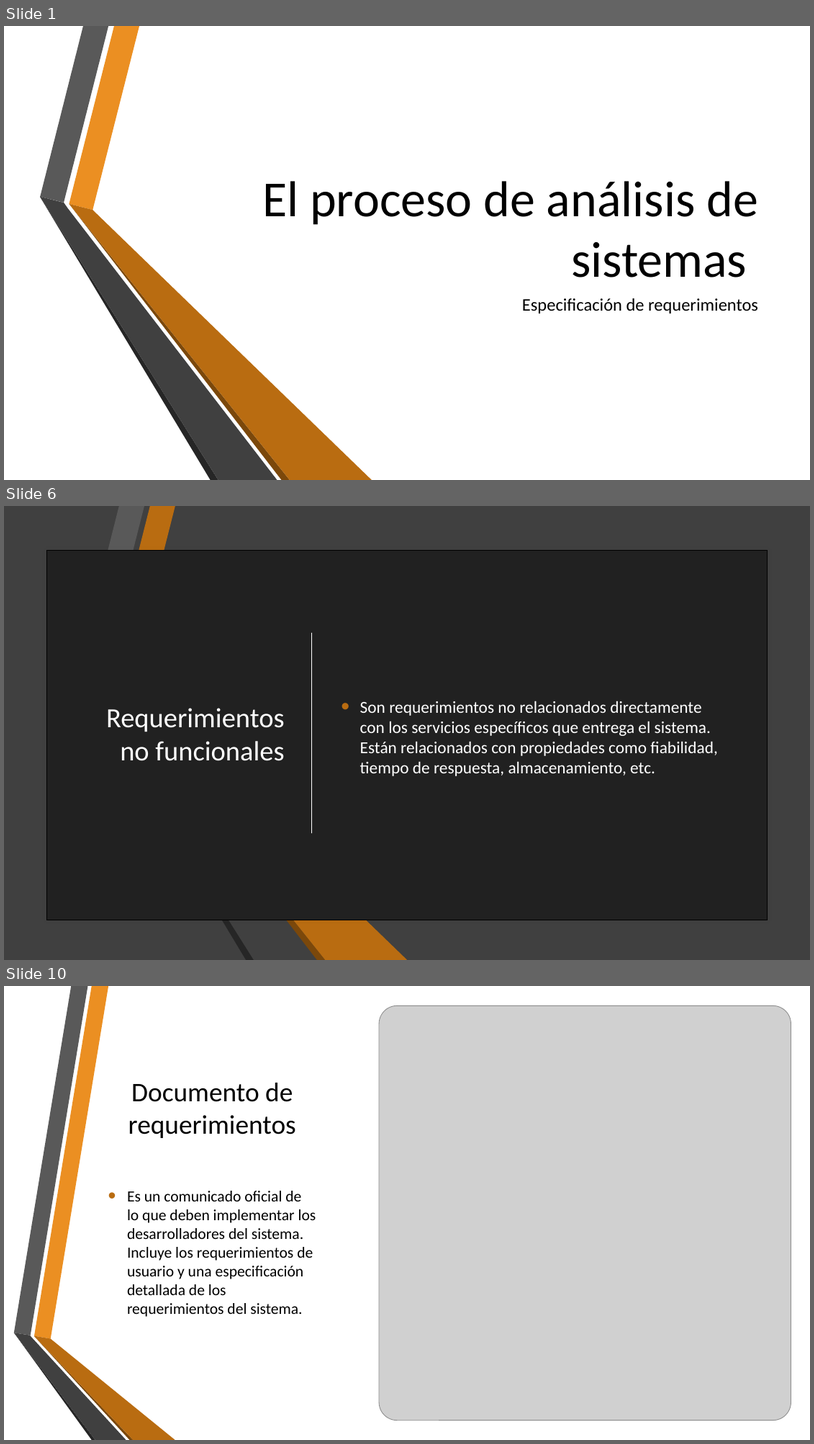
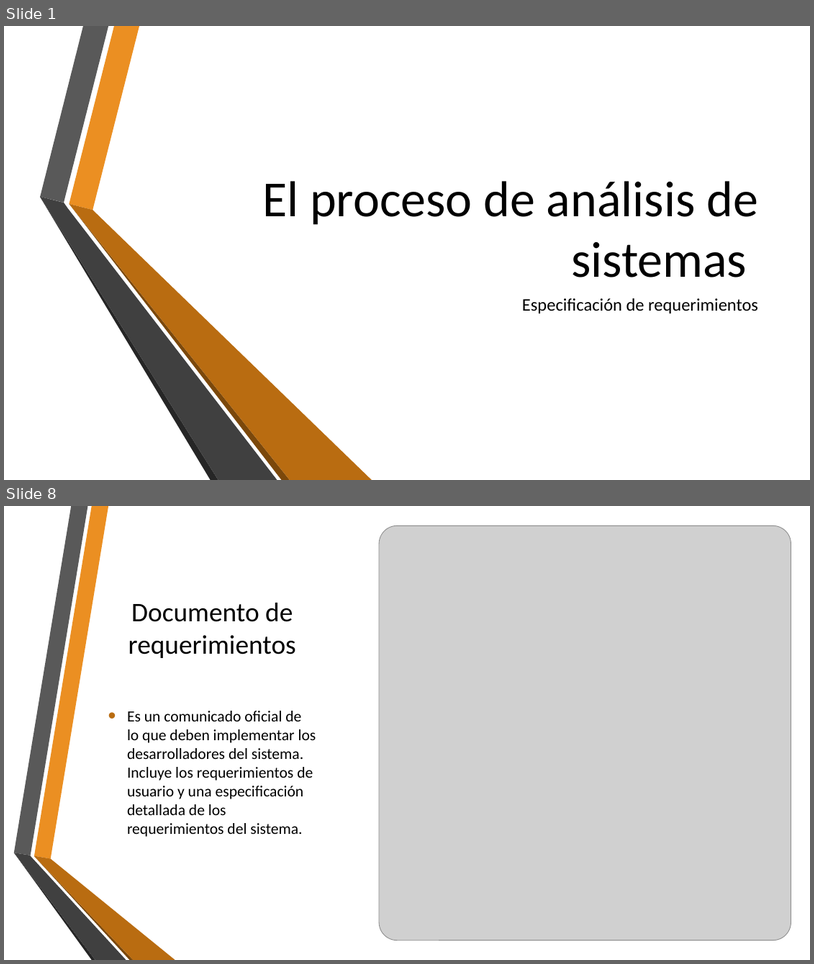
Before and after one commit to AryShared/SystemAnalysis, a slide deck: 2-2 Especificacion de requerimientos.pptx. Shown one above the other, each under a label of ours: slides 1, 6 and 10 before the commit, slides 1 and 8 after it; the slides between them are not shown. The pictures are 814x1444 and 814x964 pixels, drawn with LibreOffice and Linux fonts; fonts in the diff are those of the drawing; grey boxes stand for pictures; background and template pictures are left out. Boxes give left, top, right and bottom in pixels: in the first picture for what was removed or moved away, otherwise in the second. Text is boxed around its words. In the diff, an @@ line names an element or a change of style, - is before the commit and + after.

```diff
--- a/2-2 Especificacion de requerimientos.pptx
+++ b/2-2 Especificacion de requerimientos.pptx
@@ slide 6 removed at <box>4,506,810,960</box>, background #212121; not listed: 3 template elements that a slide beside it also shows @@
@@ rectangle removed at <box>4,506,810,960</box> @@
@@ freeform shape removed at <box>13,506,88,855</box> @@
@@ rectangle removed at <box>47,550,767,919</box> @@
@@ line removed from (312, 633) to (312, 833) @@
@@ group removed at <box>76,506,408,960</box>: 6 freeform shapes @@
@@ title removed at <box>106,708,285,761</box> @@
-Requerimientos no funcionales
@@ text removed at <box>360,700,718,776</box> @@
-• Son requerimientos no relacionados directamente con los servicios específicos que entrega el sistema. Están relacionados con propiedades como fiabilidad, tiempo de respuesta, almacenamiento, etc.
@@ freeform shape removed at <box>13,852,95,960</box> @@
@@ freeform shape removed at <box>13,852,126,960</box> @@
@@ what was slide 10 is now slide 8 @@
```
Also in this commit, not shown: 2 slides changed, 1 slide added, 7 other slides removed, 6 other files.
